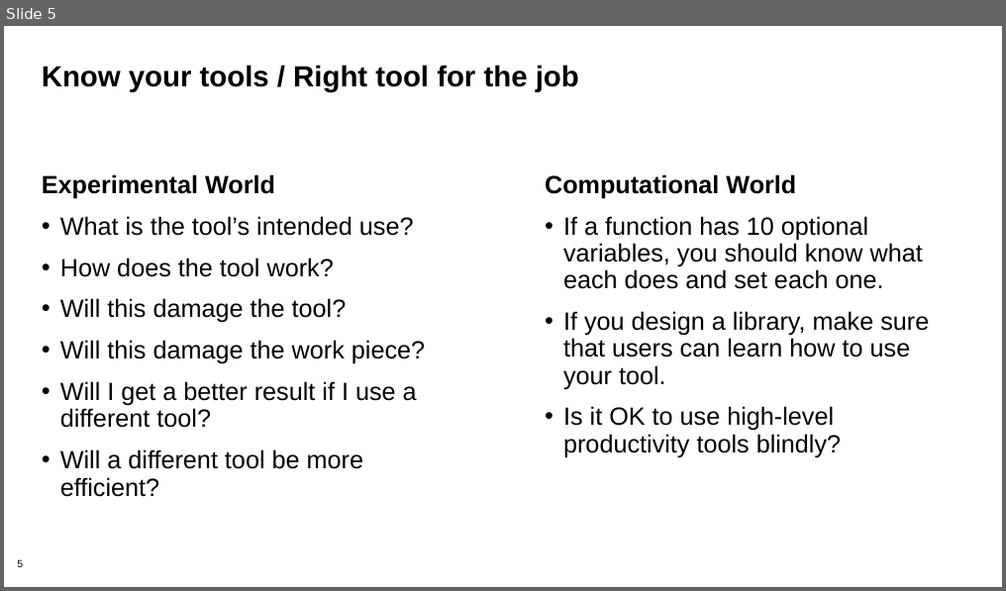
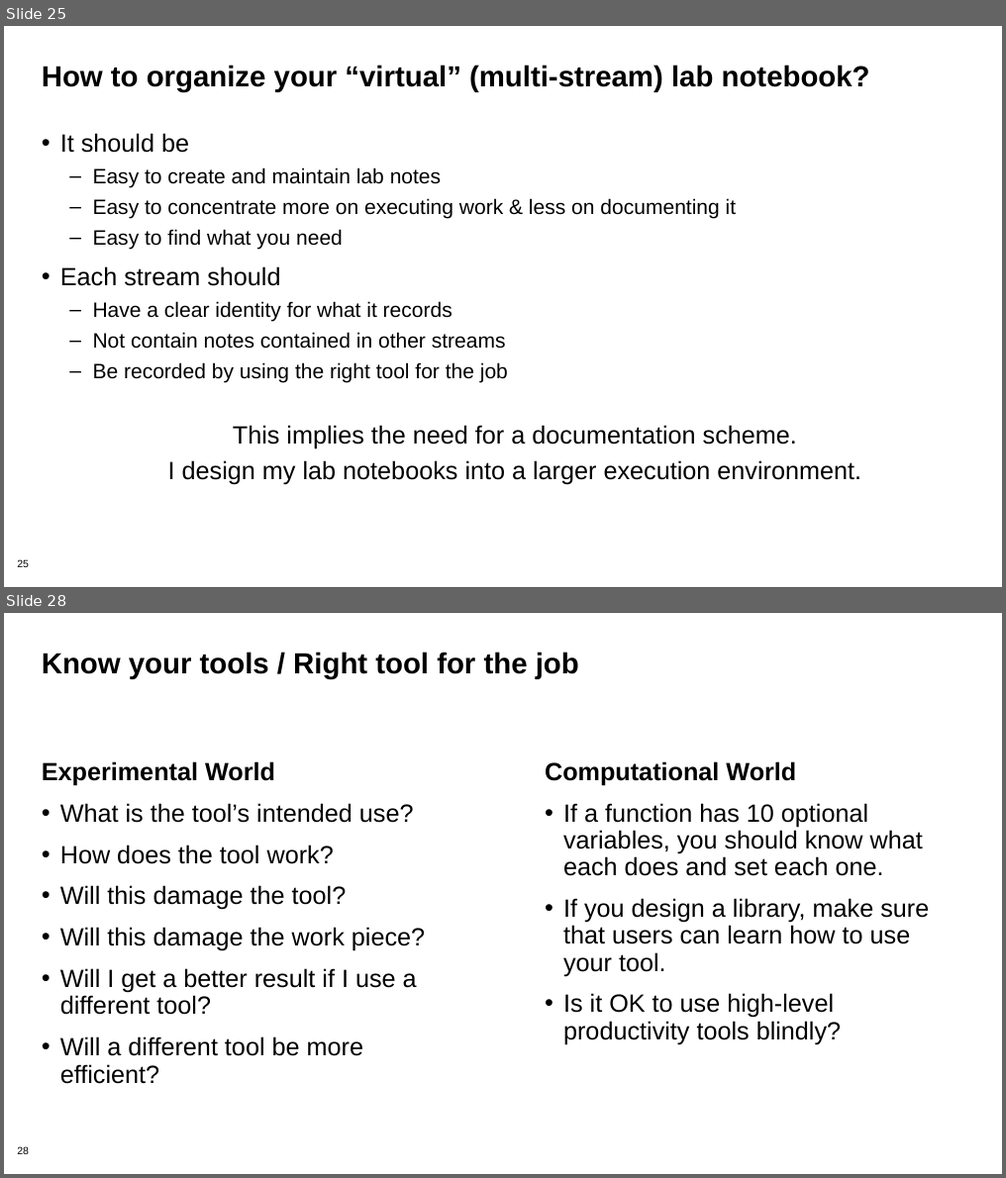
Before and after one commit to bssw-tutorial/presentations, a slide deck: computational-expts-a.pptx. Shown one above the other, each under a label of ours: slide 5 before the commit, slides 25 and 28 after it; the slides between them are not shown. The pictures are 1006x591 and 1006x1178 pixels, drawn with LibreOffice and Linux fonts; fonts in the diff are those of the drawing; background and template pictures are left out. Boxes give left, top, right and bottom in pixels: in the first picture for what was removed or moved away, otherwise in the second. Text is boxed around its words. In the diff, an @@ line names an element or a change of style, - is before the commit and + after.

```diff
--- a/computational-expts-a.pptx
+++ b/computational-expts-a.pptx
@@ slide 25 added at <box>4,26,1002,587</box>, background #FFFFFF; not listed: 1 template element that a slide beside it also shows @@
@@ title added at <box>42,65,870,92</box>, 28 pt, text #000000, bold @@
+How to organize your “virtual” (multi-stream) lab notebook?
@@ text added at <box>60,133,861,484</box>, 20 pt, text #000000 @@
+• It should be
+  – Easy to create and maintain lab notes
+  – Easy to concentrate more on executing work & less on documenting it
+  – Easy to find what you need
+• Each stream should
+  – Have a clear identity for what it records
+  – Not contain notes contained in other streams
+  – Be recorded by using the right tool for the job
+  This implies the need for a documentation scheme.
+  I design my lab notebooks into a larger execution environment.
@@ what was slide 5 is now slide 28 @@
@@ page number at <box>17,1147,29,1155</box>: text changed @@
-5
+28
```
Also in this commit, not shown: 2 slides changed, 24 other slides added, 3 slides removed, 3 other files.
